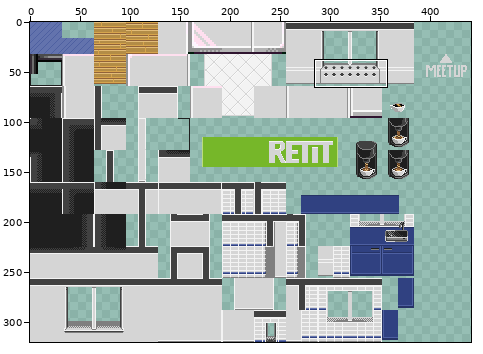
Two versions of one sprite sheet, office_tileset.png. Above: a wide view before the commit, with the close-up outlined.
Close-up. Earlier state:
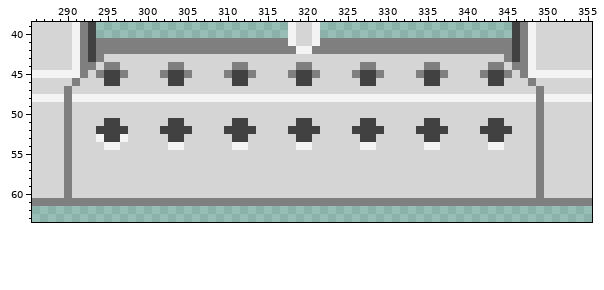
The file is 448x320 pixels. Colours within 5 levels of each other are drawn and written as one. Shown: x 286..355, y 39..63. The wide view leaves out empty margins.
Now the later version:
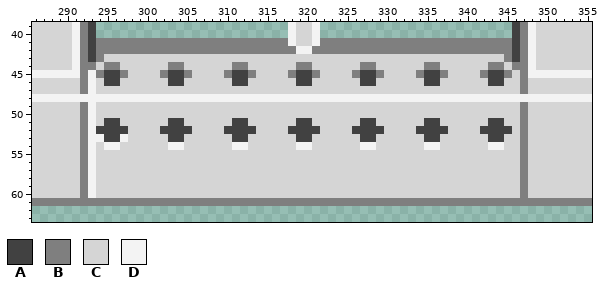
Palette (. is transparent): A #414141  B #7f7f7f  C #d5d5d5  D #f3f3f3
Message: adding different links to desc tiles
From old to new:
The author changed colour C to colour B in rows 46 to 47 at x 292 and 347; in rows 49 to 60 at x 292 and 347.
The author changed colour B to colour C in row 46 at x 291 and 348; in row 47 at x 290 and 349; in rows 49 to 60 at x 290 and 349.
The author changed colour B to colour D in row 48 at x 290 and 349.
The author changed colour C to colour D in rows 45 to 47 at x 293; in rows 49 to 60 at x 293.
Changed places in both close-ups, as pixel boxes (x1, y1, x2, y2):
changed: (64, 70, 96, 198)
changed: (520, 78, 544, 198)
